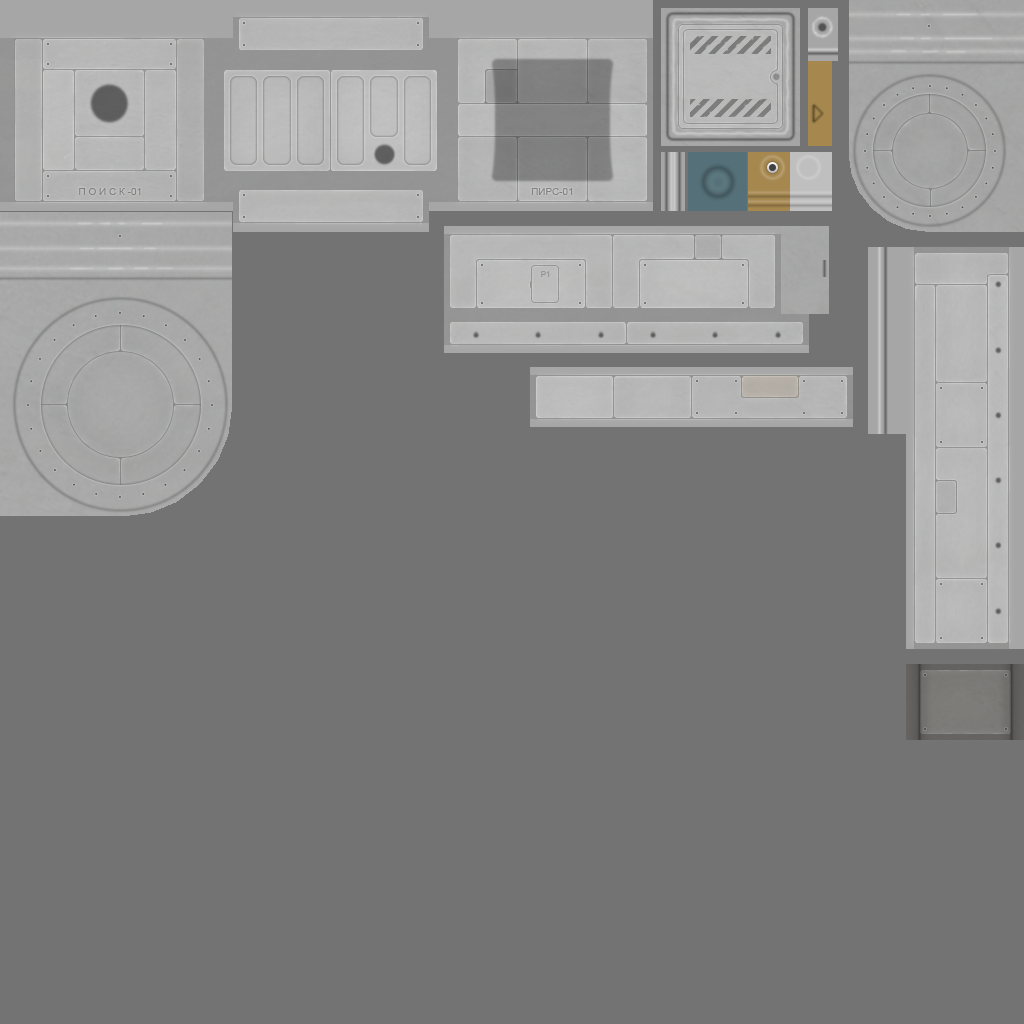
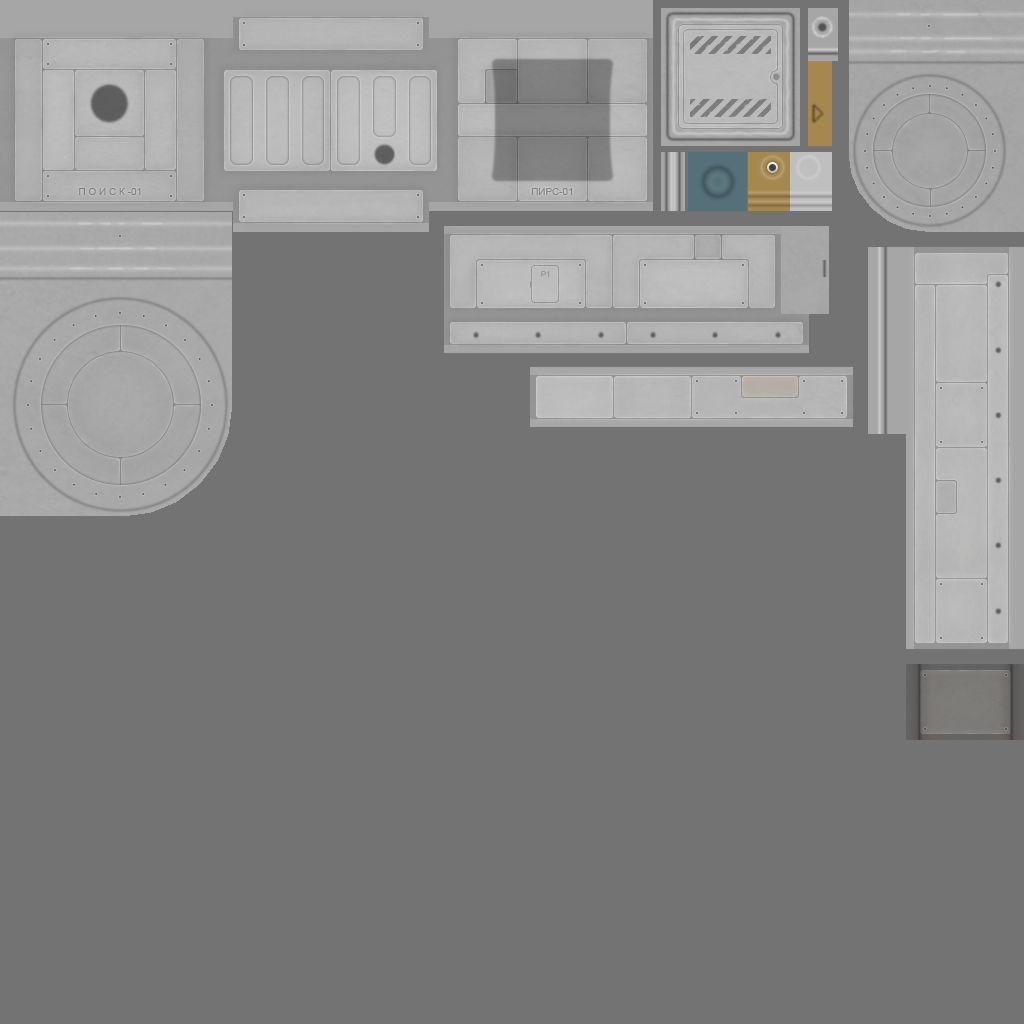
Two versions of the same layered image (1024x1024). Layer-by-layer changes:
added layer "Body Grime 1" (1st of 2, in "Mount_1_1") (10%) in group "Mount_1_1" over <box>444,227,808,349</box>
added layer "Body Grime 1" (2nd of 2, in "Crew_1") (10%) in group "Crew_1" over <box>9,12,657,232</box>
